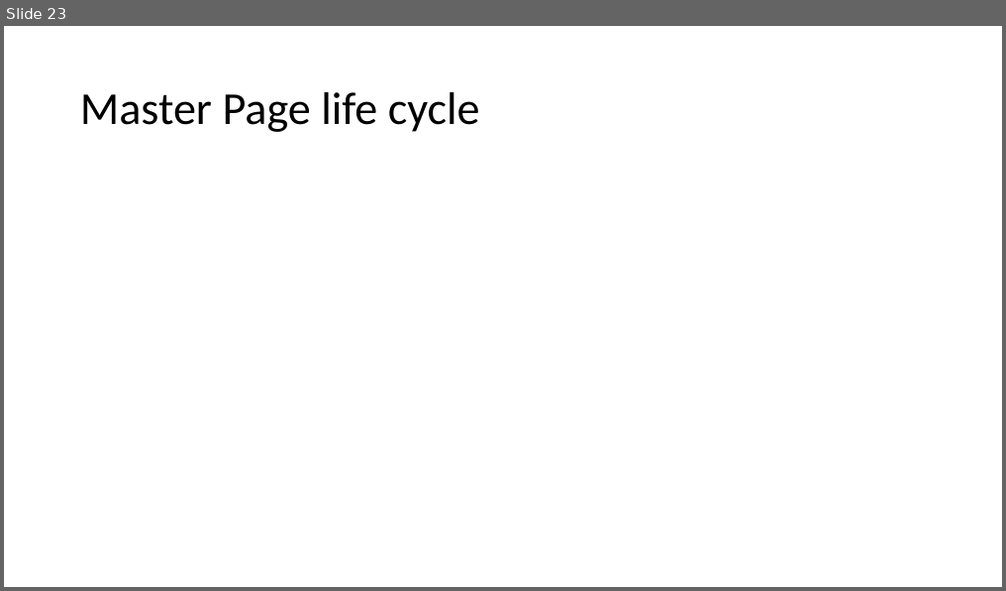
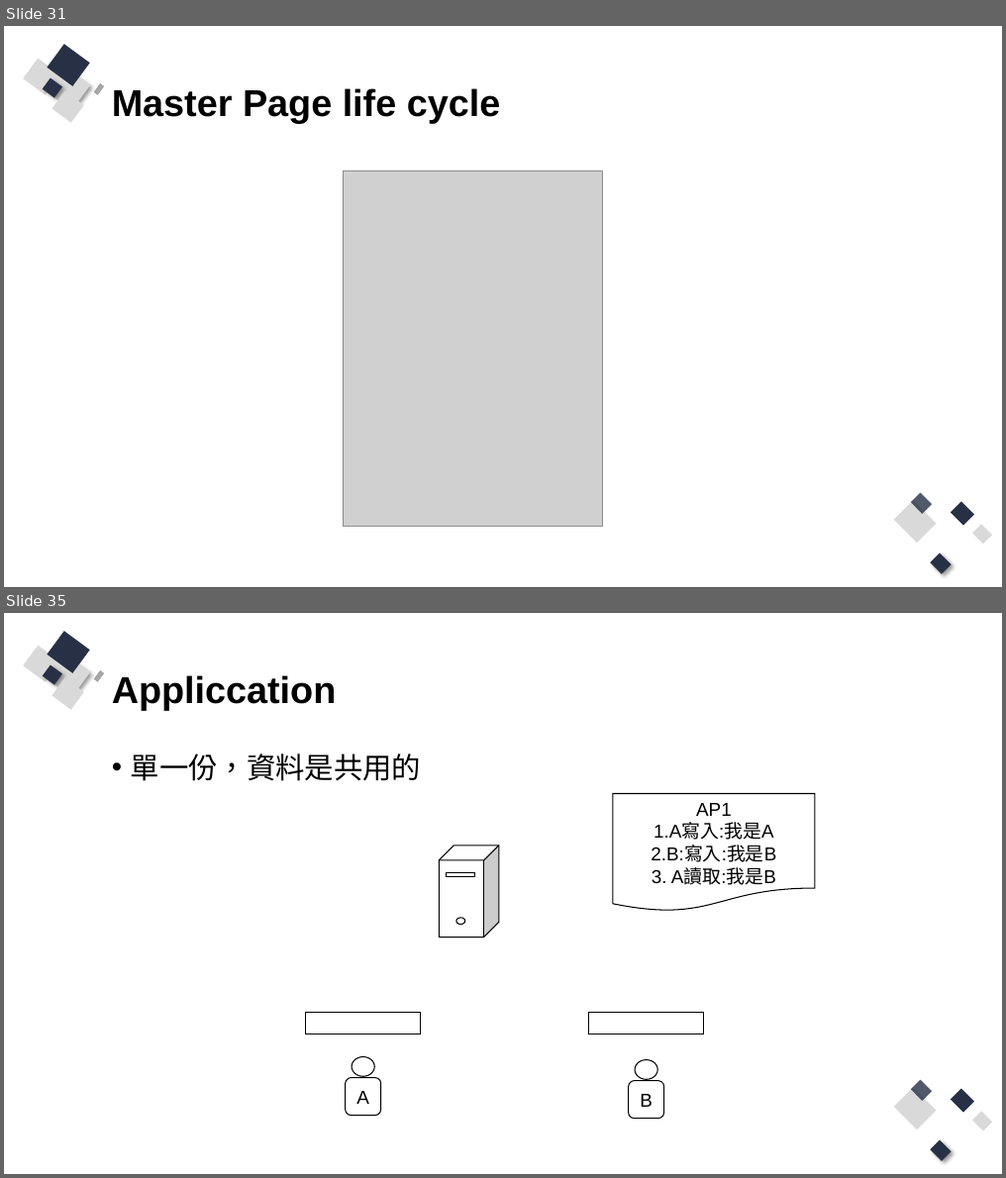
Before and after one commit to Q81JIAXIONG/-, a slide deck: 投影片/2.asp.net webform 框架.pptx. Shown one above the other, each under a label of ours: slide 23 before the commit, slides 31 and 35 after it; the slides between them are not shown. The pictures are 1006x591 and 1006x1178 pixels, drawn with LibreOffice and Linux fonts; fonts in the diff are those of the drawing; grey boxes stand for pictures. Boxes give left, top, right and bottom in pixels: in the first picture for what was removed or moved away, otherwise in the second. Text is boxed around its words. In the diff, an @@ line names an element or a change of style, - is before the commit and + after.

```diff
--- a/投影片/2.asp.net webform 框架.pptx
+++ b/投影片/2.asp.net webform 框架.pptx
@@ slide 35 added at (x1=4, y1=613, x2=1002, y2=1174), background #FFFFFF; not listed: 13 template elements that a slide beside it also shows @@
@@ title added at (x1=112, y1=675, x2=337, y2=710), 36 pt, text #000000, bold @@
+Appliccation
@@ text added at (x1=131, y1=754, x2=422, y2=781), 28 pt, text #000000 @@
+• 單一份，資料是共用的
@@ flow chart document added at (x1=613, y1=793, x2=815, y2=912), fill #FFFFFF, outline #000000 1 pt, 18 pt, text #000000 @@
+AP1
+1.A寫入:我是A
+2.B:寫入:我是B
+3. A讀取:我是B
@@ cube added at (x1=439, y1=846, x2=499, y2=938), fill #FFFFFF, outline #000000 1 pt @@
@@ rectangle added at (x1=447, y1=872, x2=475, y2=876), fill #FFFFFF, outline #000000 1 pt @@
@@ ellipse added at (x1=456, y1=918, x2=465, y2=925), fill #FFFFFF, outline #000000 1 pt @@
@@ rectangle added at (x1=306, y1=1013, x2=421, y2=1035), fill #FFFFFF, outline #000000 1 pt @@
@@ rectangle added at (x1=589, y1=1013, x2=704, y2=1035), fill #FFFFFF, outline #000000 1 pt @@
@@ ellipse added at (x1=351, y1=1057, x2=374, y2=1076), fill #FFFFFF, outline #000000 1 pt @@
@@ rounded rectangle added at (x1=346, y1=1078, x2=381, y2=1115), fill #FFFFFF, outline #000000 1 pt, 18 pt, text #000000 @@
+A
@@ rounded rectangle added at (x1=629, y1=1081, x2=664, y2=1118), fill #FFFFFF, outline #000000 1 pt, 18 pt, text #000000 @@
+B
@@ ellipse added at (x1=635, y1=1059, x2=658, y2=1079), fill #FFFFFF, outline #000000 1 pt @@
@@ what was slide 23 is now slide 31 @@
@@ slide 31 changed as well @@
@@ title "Master Page life cycle" moved from (x1=80, y1=92, x2=480, y2=132) to (x1=112, y1=88, x2=501, y2=123) @@
@@ title "Master Page life cycle" at (x1=112, y1=88, x2=501, y2=123): size 44 to 36 pt, font Calibri to Arial, bold on @@
@@ group added at (x1=24, y1=44, x2=105, y2=122): 8 rectangles @@
@@ picture added at (x1=343, y1=172, x2=602, y2=527) @@
@@ group added at (x1=894, y1=493, x2=993, y2=574): 5 rectangles @@
```
Also in this commit, not shown: 7 other slides changed, 32 other slides added, 20 slides removed, 23 other files.
